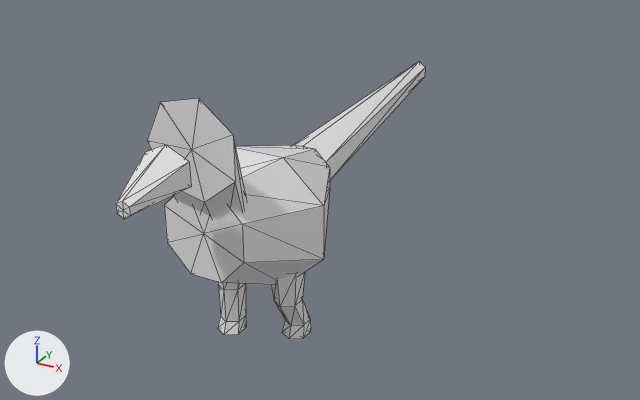
The OBJ model data/animals/periquito/walk/4.obj as it was, and as the next commit left it.
One viewpoint serves both versions: a camera (50 mm lens) standing at (0.683, -1.042, 0.784) and looking at (0.023, 0.158, 0.184). Arrows for +X, +Y and +Z are at lower left; the lights stay in place. The first picture is the older version. Mesh edges are drawn as thin lines. Where no turn or scale is listed for an object, it has been applied to the vertices.

Names of what the first picture shows: 'periquito_walk_4'.
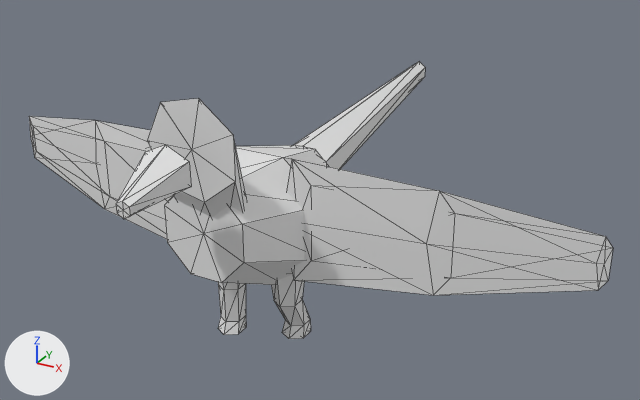
What the commit changed:
me_periquito_walk_4 is used by ob_periquito_walk_4; location (0.0, 0.0, 0.0).
me_periquito_walk_4 had 122 vertices, 220 faces and spanned x -0.117..0.117, y -0.296..0.624, z 0.0..0.445.
me_periquito_walk_4 now has 156 vertices, 280 faces and spans x -0.521..0.519, y -0.296..0.624, z 0.0..0.445.
me_periquito_walk_4 part 1: a new loose piece of 17 vertices spanning x -0.521..-0.074, y -0.04..0.048, z 0.142..0.336.
me_periquito_walk_4 part 2: a new loose piece of 17 vertices spanning x 0.069..0.519, y -0.041..0.048, z 0.142..0.336.

Pixel boxes [x1, y1, x2, y2] of what changed, in the pictures (640 x 400 px):
'periquito_walk_4', reshaped (89% wider): before [116, 62, 425, 339]; after [29, 62, 613, 339]
part 1 of me_periquito_walk_4, added: after [29, 116, 172, 239]
part 2 of me_periquito_walk_4, added: after [287, 159, 613, 295]
